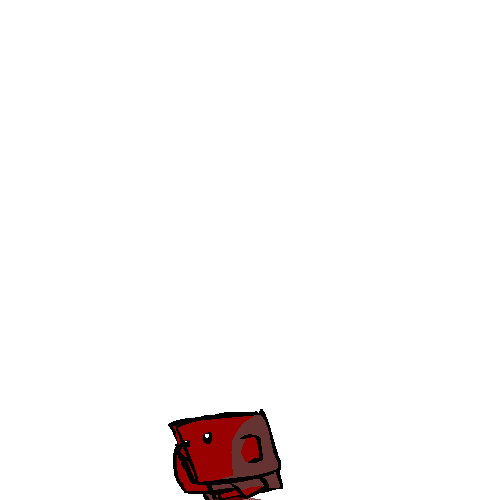
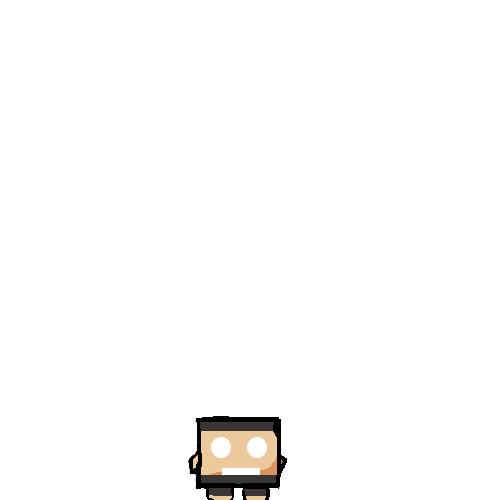
Layer changes from the first w=500, h=500 image to the second:
hid group "DoubleJump" (3 layers) over (168, 409, 283, 500)
showed group "idle" (6 layers) over (182, 416, 287, 500)
added layer "idle_01.tga copy" in group "idle" over (188, 416, 287, 500)
